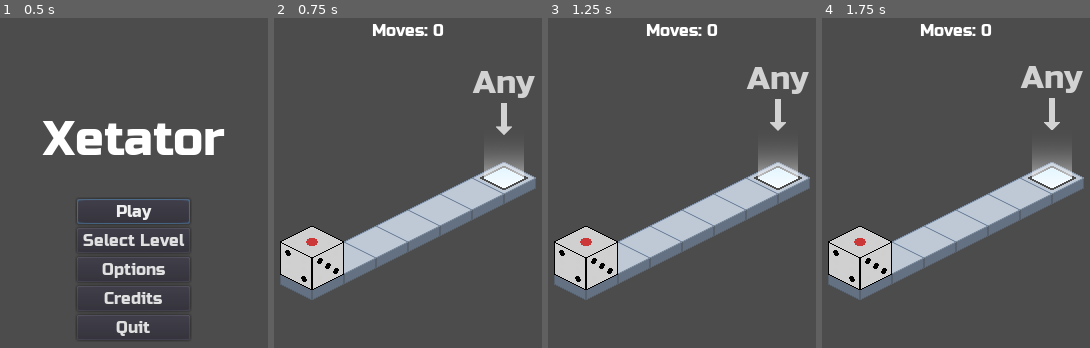
Above: before the commit, frames 1-4 (left to right).
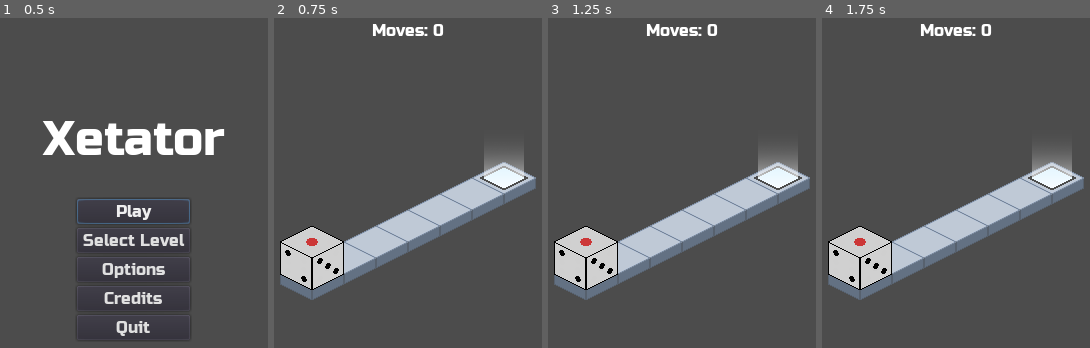
Above: after the commit, the same moments.

Repository: kdreese/gmtk-2022
Game: Godot game, scene res://src/states/Menu.tscn
Two runs of this game, one before a commit and one after it. Both use one fixed random seed, a clock stepped at 60 frames per second and the inputs below.
Inputs:
- Up to frame 1 (0.5 s): no input
- Up to frame 2 (0.75 s): click "Play" at 0.5 s
- Up to frame 3 (1.25 s): no input
- Up to frame 4 (1.75 s): hold D (move_right) from 1.28 s (still down)

Frame 1 is identical in both runs. In frame 2, 1.1% of the frame differs, in the area x 74-98%, y 16-36%; in frame 3, 1.1%; in frame 4, 1.1%, in the area x 74-98%, y 14-34%.

Commit message:
Added toggles, made indicators be hidden if there is no requirement.

Diff:
--- a/src/objects/Gate.gd
+++ b/src/objects/Gate.gd
@@ -31,3 +31,10 @@
 	$AnimatedSprite.play("closed")
 	$AnimatedSprite.offset.y -= 8
 	tile_map.set_cellv(grid_coords, -1)
+
+
+func toggle() -> void:
+	if $AnimatedSprite.animation == "closed":
+		open()
+	else:
+		close()
--- a/src/objects/Indicator.gd
+++ b/src/objects/Indicator.gd
@@ -36,7 +36,5 @@
 	if button.minimum_weight == button.maximum_weight:
 		return str(button.minimum_weight)
 	elif button.maximum_weight == 6:
-		if button.minimum_weight == 1:
-			return "Any"
 		return "%d+" % button.minimum_weight
 	return "%d-%d" % [button.minimum_weight, button.maximum_weight]
--- a/src/objects/LevelButton.gd
+++ b/src/objects/LevelButton.gd
@@ -11,10 +11,11 @@
 export var maximum_weight: int = 6
 
 
-# Called when the node enters the scene tree for the first time.
 func _ready() -> void:
 	# Set the initial state to unpressed.
 	$Sprite.texture = unpressed_texture
+	if minimum_weight == 1 and maximum_weight == 6:
+		$Indicator.hide()
 
 
 func set_pressed() -> void:
--- a/src/objects/LevelEnd.gd
+++ b/src/objects/LevelEnd.gd
@@ -11,6 +11,11 @@
 export var level_name: String = ""
 
 
+func _ready() -> void:
+	if minimum_weight == 1 and maximum_weight == 6:
+		$Indicator.hide()
+
+
 func _on_LevelEnd_area_entered(area: Area2D) -> void:
 	var face_value = area.get_top_face_value()
 	if face_value >= minimum_weight and face_value <= maximum_weight:
--- /dev/null
+++ b/src/objects/Toggle.gd
@@ -0,0 +1,19 @@
+extends Area2D
+
+signal toggled
+
+export var minimum_weight: int = 1
+export var maximum_weight: int = 6
+
+
+func _ready() -> void:
+	if minimum_weight == 1 and maximum_weight == 6:
+		$Indicator.hide()
+
+
+func _on_Toggle_area_entered(area: Area2D) -> void:
+	var face_value = area.get_top_face_value()
+	if face_value >= minimum_weight and face_value <= maximum_weight:
+		$Indicator.hide()
+		emit_signal("toggled")
+		$PressedSound.play()
--- /dev/null
+++ b/src/objects/Toggle.tscn
@@ -0,0 +1,41 @@
+[gd_scene load_steps=8 format=2]
+
+[ext_resource path="res://src/objects/Toggle.gd" type="Script" id=1]
+[ext_resource path="res://assets/objects/toggle_off.png" type="Texture" id=2]
+[ext_resource path="res://assets/objects/toggle_on.png" type="Texture" id=3]
+[ext_resource path="res://src/objects/Indicator.tscn" type="PackedScene" id=4]
+[ext_resource path="res://assets/sound/button.wav" type="AudioStream" id=5]
+
+[sub_resource type="RectangleShape2D" id=1]
+extents = Vector2( 8, 8 )
+
+[sub_resource type="SpriteFrames" id=2]
+animations = [ {
+"frames": [ ExtResource( 3 ) ],
+"loop": true,
+"name": "on",
+"speed": 5.0
+}, {
+"frames": [ ExtResource( 2 ) ],
+"loop": true,
+"name": "off",
+"speed": 5.0
+} ]
+
+[node name="Toggle" type="Area2D"]
+script = ExtResource( 1 )
+
+[node name="CollisionShape2D" type="CollisionShape2D" parent="."]
+shape = SubResource( 1 )
+
+[node name="AnimatedSprite" type="AnimatedSprite" parent="."]
+frames = SubResource( 2 )
+animation = "off"
+
+[node name="Indicator" parent="." instance=ExtResource( 4 )]
+position = Vector2( 0, -72 )
+
+[node name="PressedSound" type="AudioStreamPlayer2D" parent="."]
+stream = ExtResource( 5 )
+
+[connection signal="area_entered" from="." to="." method="_on_Toggle_area_entered"]
Binary file added: assets/objects/toggle_off.png
Not shown, added: assets/objects/toggle_off.png.import
Binary file added: assets/objects/toggle_on.png
Not shown, added: assets/objects/toggle_on.png.import
